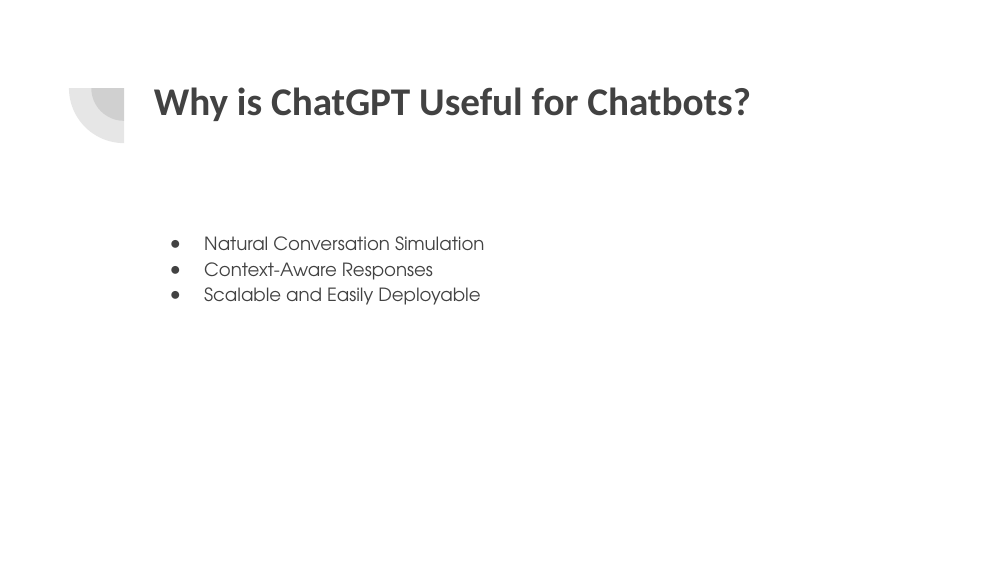
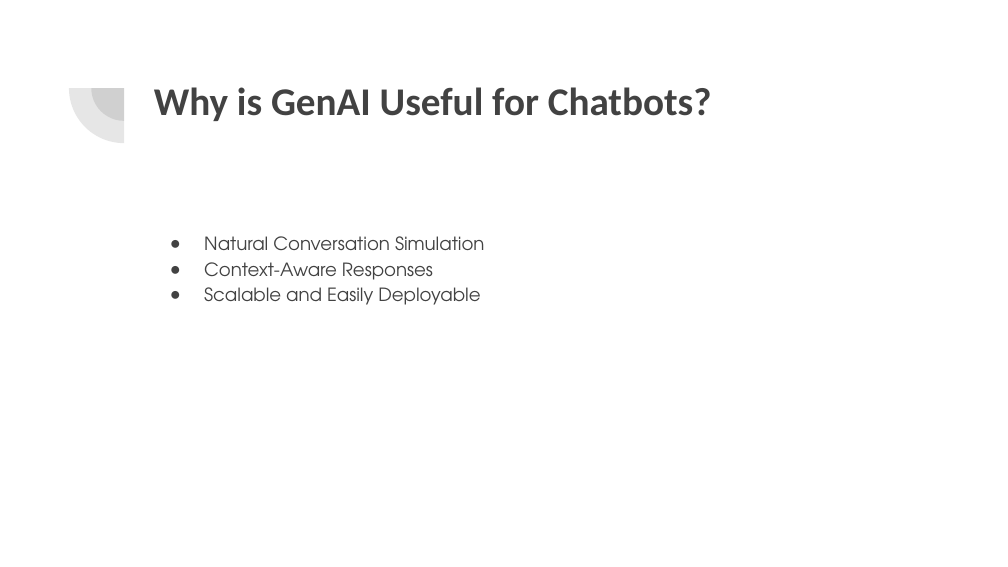
Before and after one commit to aacayanan/chatbot-workshop-mesacs, a slide deck: slide 13 of AI Chatbot Workshop.pptx (slide 8 before the commit). Drawn at 1008x567 pixels with LibreOffice and Linux fonts; fonts in the diff are those of the drawing. Boxes give left, top, right and bottom in pixels: in the first picture for what was removed or moved away, otherwise in the second. Text is boxed around its words. In the diff, an @@ line names an element or a change of style, - is before the commit and + after.

Commit message:
update powerpoint

```diff
--- a/AI Chatbot Workshop.pptx
+++ b/AI Chatbot Workshop.pptx
@@ title at (154,87,712,121): text changed @@
-Why is ChatGPT Useful for Chatbots?
+Why is GenAI Useful for Chatbots?
```
Also in this commit, not shown: 2 other slides changed, 8 slides added, 3 slides removed.
